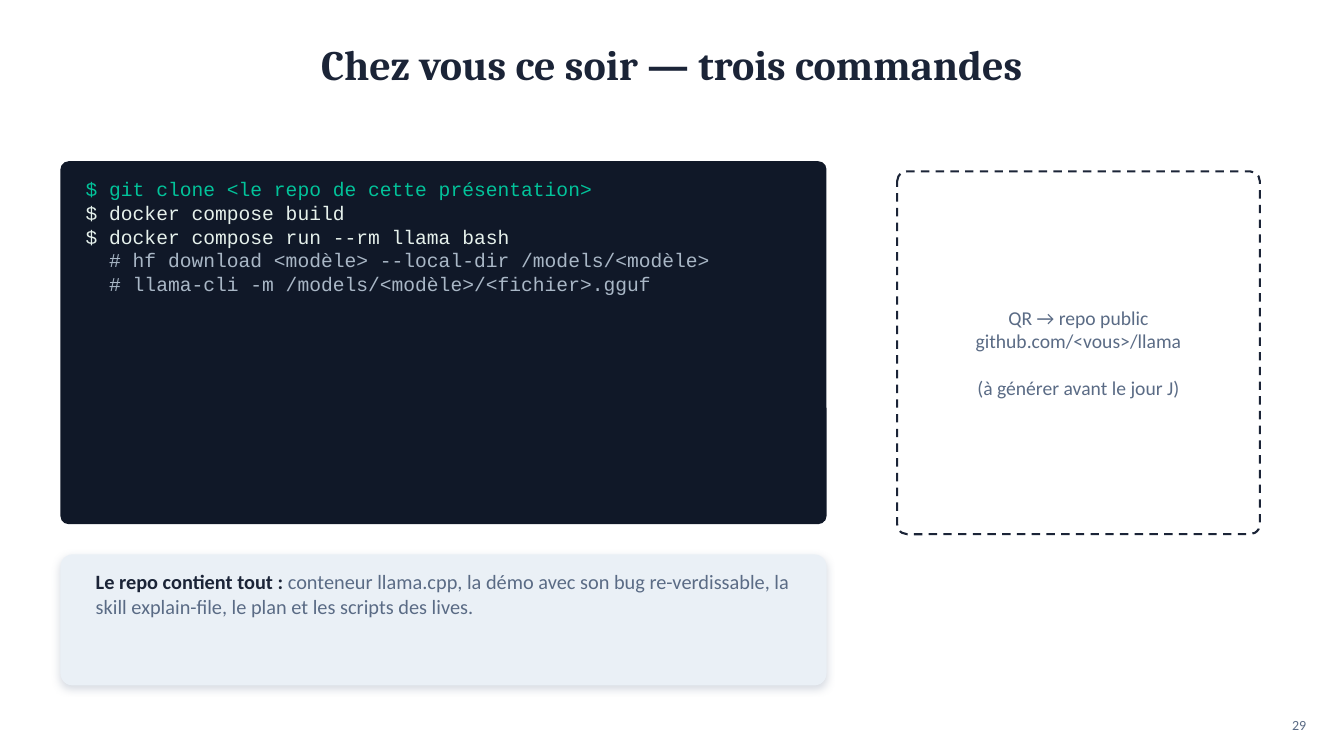
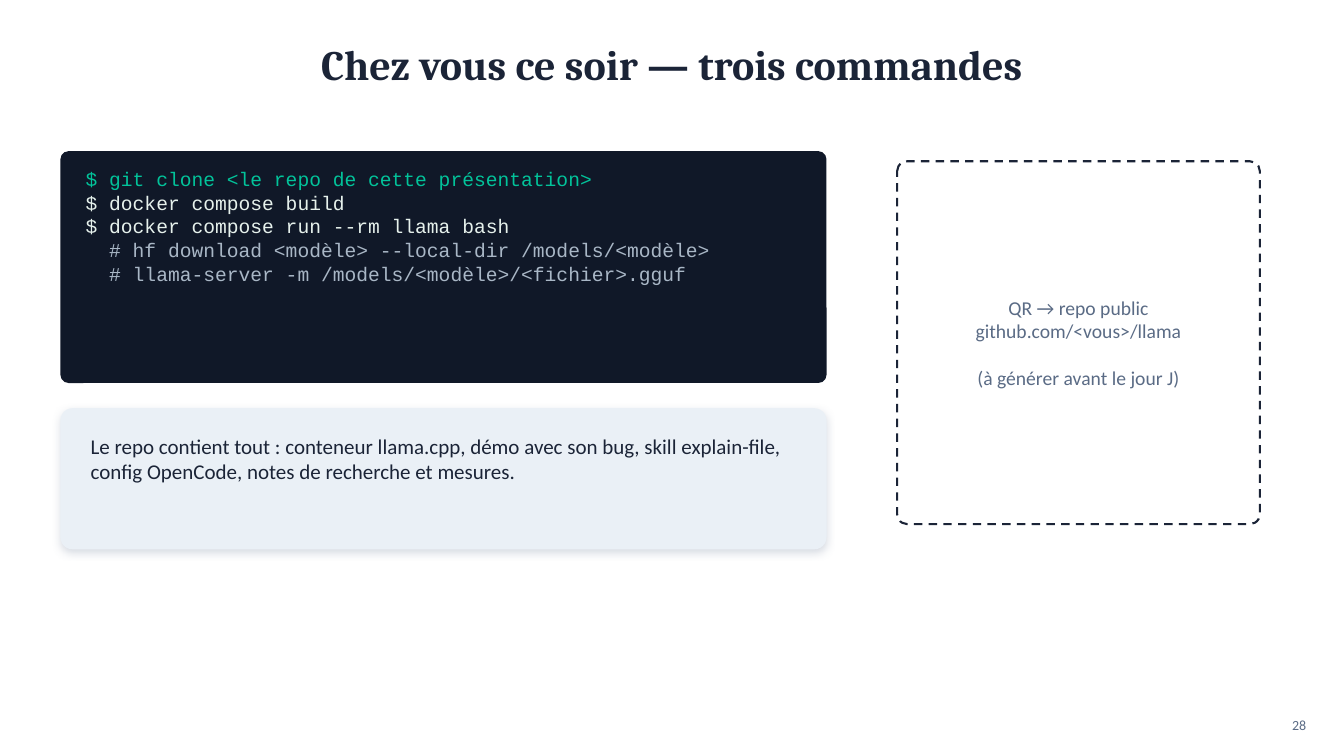
Before and after one commit to m-max/llm-introduction, a slide deck: slide 28 of presentation/llm-agentique-local.pptx (slide 29 before the commit). Drawn at 1344x756 pixels with LibreOffice and Linux fonts; fonts in the diff are those of the drawing. Boxes give left, top, right and bottom in pixels: in the first picture for what was removed or moved away, otherwise in the second. Text is boxed around its words. In the diff, an @@ line names an element or a change of style, - is before the commit and + after.

Commit message:
feat: plan et deck refondus (exécuter, orchestrer, explorer) sur recherche sourcée et mesures locales

```diff
--- a/presentation/llm-agentique-local.pptx
+++ b/presentation/llm-agentique-local.pptx
@@ rounded rectangle: place and size @@
-rounded rectangle at [60, 161, 827, 524]
+rounded rectangle at [60, 151, 827, 383]
@@ rounded rectangle at [60, 151, 827, 383]: proportions changed @@
@@ text "$ git clone <le repo ...": place and size @@
-text "$ git clone <le repo ..." at [109, 183, 709, 295]
+text "$ git clone <le repo ..." at [109, 173, 709, 285]
@@ rounded rectangle: place and size @@
-rounded rectangle at [897, 171, 1260, 534]
+rounded rectangle at [897, 161, 1260, 524]
@@ text "QR → repo public": place and size @@
-text "QR → repo public" at [976, 311, 1182, 399]
+text "QR → repo public" at [976, 301, 1182, 389]
@@ text at [133, 267, 686, 285]: text changed @@
-# llama-cli -m /models/<modèle>/<fichier>.gguf
+# llama-server -m /models/<modèle>/<fichier>.gguf
@@ rounded rectangle at [60, 408, 827, 549]: proportions changed @@
@@ rounded rectangle: place and size @@
-rounded rectangle at [60, 555, 827, 686]
+rounded rectangle at [60, 408, 827, 549]
@@ text at [91, 439, 780, 483]: text changed; size 14.5 to 15 pt; text colour #5A6B85 to #1B2437 @@
-Le repo contient tout : conteneur llama.cpp, la démo avec son bug re-verdissable, la skill explain-file, le plan et les scripts des lives.
+Le repo contient tout : conteneur llama.cpp, démo avec son bug, skill explain-file, config OpenCode, notes de recherche et mesures.
@@ page number at [1292, 720, 1306, 730]: text changed @@
-29
+28
```
Also in this commit, not shown: 11 other slides changed, 17 slides added, 18 slides removed, 10 other files.
